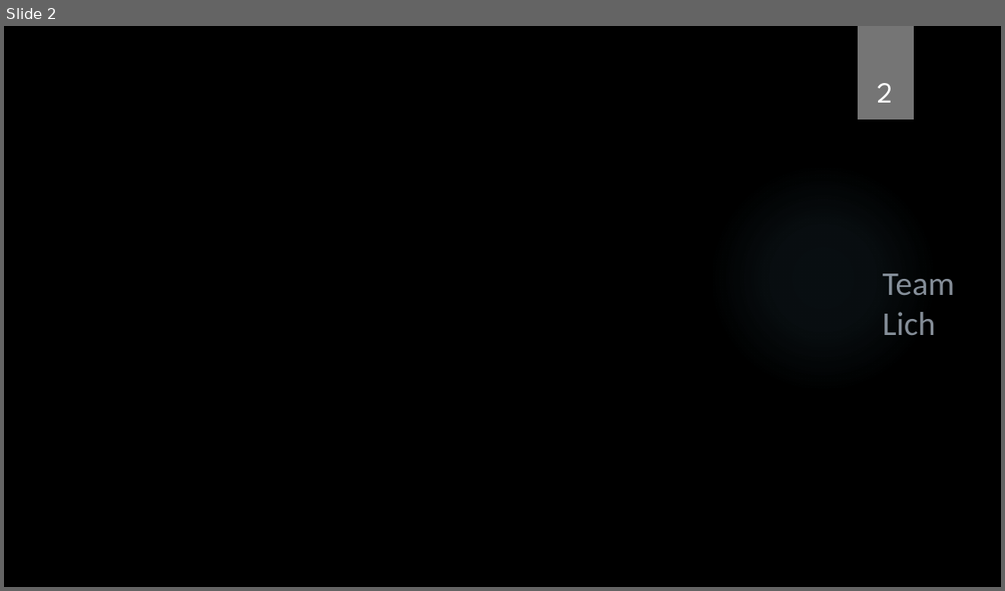
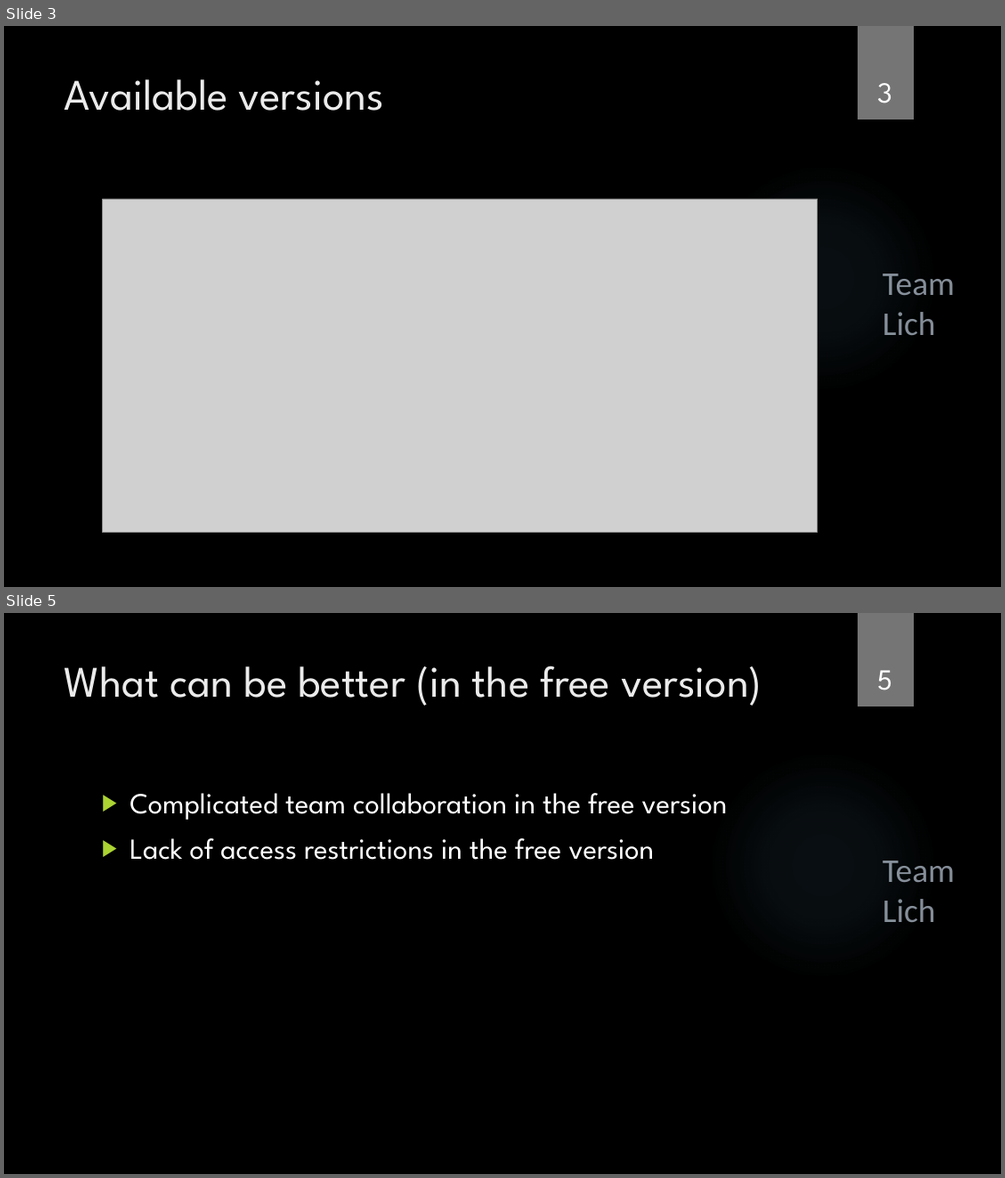
Before and after one commit to Team-Lich/Presentations, a slide deck: Week 3/QaBook.pptx. Shown one above the other, each under a label of ours: slide 2 before the commit, slides 3 and 5 after it; the slides between them are not shown. The pictures are 1005x591 and 1005x1178 pixels, drawn with LibreOffice and Linux fonts; fonts in the diff are those of the drawing; grey boxes stand for pictures; background and template pictures are left out. Boxes give left, top, right and bottom in pixels: in the first picture for what was removed or moved away, otherwise in the second. Text is boxed around its words. In the diff, an @@ line names an element or a change of style, - is before the commit and + after.

```diff
--- a/Week 3/QaBook.pptx
+++ b/Week 3/QaBook.pptx
@@ slide 5 added at box(4, 613, 1001, 1174), background picture (left out); not listed: 2 template elements that a slide beside it also shows @@
@@ title added at box(65, 666, 761, 706), 42 pt, text #EBEBEB @@
+What can be better (in the free version)
@@ page number added at box(877, 670, 892, 690), 28 pt, text #FFFFFF @@
+5
@@ text added at box(129, 793, 728, 860), 28 pt, text #FFFFFF @@
+▶ Complicated team collaboration in the free version
+▶ Lack of access restrictions in the free version
@@ text added at box(882, 860, 955, 922), 32 pt, text #DEECFD at 60% opacity @@
+Team Lich
@@ what was slide 2 is now slide 3 @@
@@ slide 3 changed as well @@
@@ title added at box(65, 79, 384, 111), 42 pt, text #EBEBEB @@
+Available versions
@@ page number at box(877, 83, 892, 103): text changed @@
-2
+3
@@ picture added at box(103, 199, 817, 532) @@
```
Also in this commit, not shown: 1 other slide changed, 3 other slides added.
